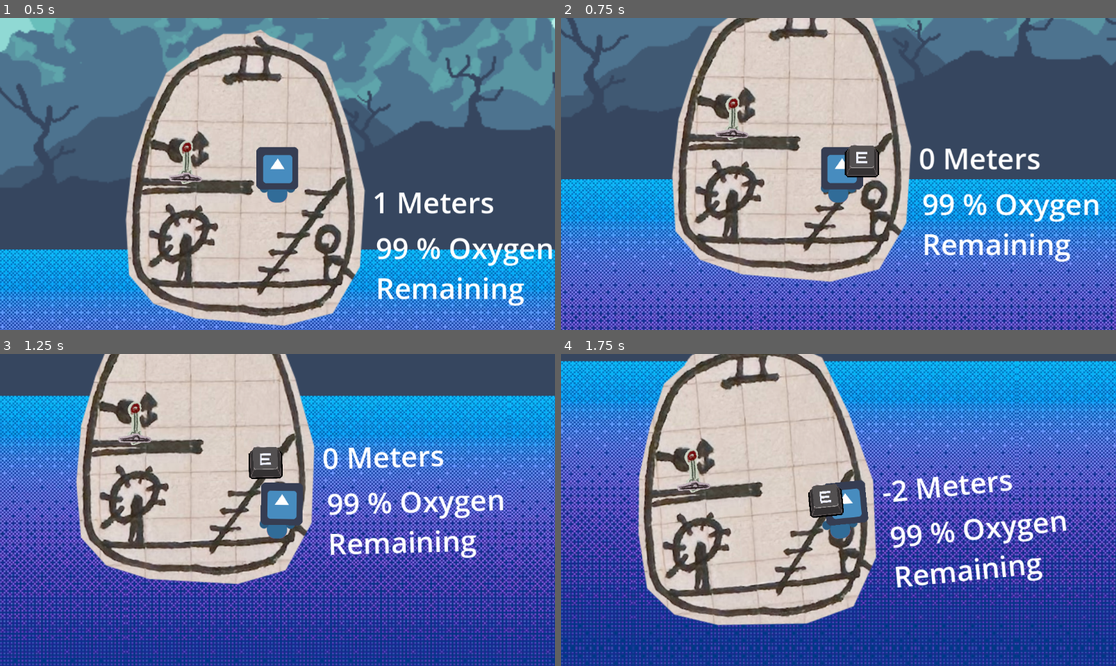
Above: before the commit, frames 1-4 (two rows, left to right).
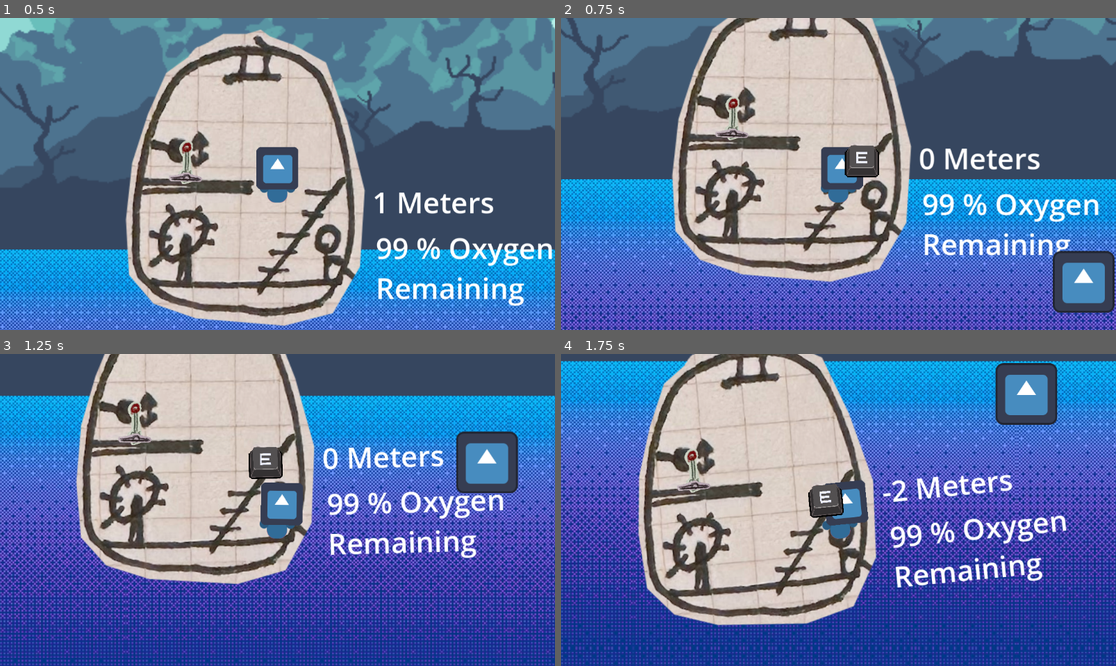
Above: after the commit, the same moments.

Repository: calzila/GGJ_2025
Game: Godot game, scene res://Overworld.tscn
The game is run twice, just before and just after one commit, with the same random seed, the same clock (stepped at 60 frames per second) and the same inputs. The engine's default icon, where the game draws it, is replaced by a stand-in: a white triangle on a blue panel in a dark square.
Inputs:
- Up to frame 1 (0.5 s): no input
- Up to frame 2 (0.75 s): tap Enter (ui_accept) at 0.5 s; hold D (move_right) from 0.53 s (still down); tap E (Grab) at 0.6 s
- Up to frame 3 (1.25 s): keep holding D (move_right); tap Enter (ui_accept) at 0.77 s
- Up to frame 4 (1.75 s): keep holding D (move_right); tap E (Grab) at 1.35 s; tap Enter (ui_accept) at 1.52 s

Frame 1 is identical in both runs. In frame 2, 2.2% of the frame differs, in the area x 88-100%, y 74-95%; in frame 3, 2.2%; in frame 4, 2.2%, in the area x 78-90%, y 2-23%.
Error in both runs: Invalid assignment of property or key 'playerIsHolding' with value of type 'bool' on a base object of type 'Nil'. (res://grabber.gd:35)

Commit message:
Setting up the fish foundations

Diff:
--- /dev/null
+++ b/Fish.tscn
@@ -0,0 +1,18 @@
+[gd_scene load_steps=4 format=3 uid="uid://db4ecvxjd0bvg"]
+
+[ext_resource type="Script" path="res://fish.gd" id="1_6qjhh"]
+[ext_resource type="Texture2D" uid="uid://cbpymf5bvqtou" path="res://icon.svg" id="1_gbs55"]
+
+[sub_resource type="CircleShape2D" id="CircleShape2D_ywspf"]
+radius = 73.71
+
+[node name="Node2D" type="RigidBody2D"]
+script = ExtResource("1_6qjhh")
+
+[node name="Sprite2D" type="Sprite2D" parent="."]
+texture = ExtResource("1_gbs55")
+
+[node name="CollisionShape2D" type="CollisionShape2D" parent="."]
+shape = SubResource("CircleShape2D_ywspf")
+
+[node name="SwimTimer" type="Timer" parent="."]
--- a/Overworld.tscn
+++ b/Overworld.tscn
@@ -8,6 +8,7 @@
 [ext_resource type="Texture2D" uid="uid://doa7t4ba5vxde" path="res://Parallex/parallax-02.png" id="6_uq5kq"]
 [ext_resource type="Texture2D" uid="uid://b5fla0oquc81w" path="res://Parallex/parallax-03.png" id="7_icu8u"]
 [ext_resource type="Texture2D" uid="uid://blnccghqrxuk4" path="res://Parallex/Dither_Underwater.png" id="7_sss20"]
+[ext_resource type="PackedScene" uid="uid://db4ecvxjd0bvg" path="res://Fish.tscn" id="9_45ve4"]
 
 [node name="WorldRoot" type="Node2D"]
 script = ExtResource("1_o4a4l")
@@ -73,3 +74,7 @@
 texture = ExtResource("7_icu8u")
 centered = false
 offset = Vector2(0, -360)
+
+[node name="Node2D" parent="." instance=ExtResource("9_45ve4")]
+position = Vector2(506, 330)
+gravity_scale = 0.0
--- /dev/null
+++ b/fish.gd
@@ -0,0 +1,17 @@
+extends RigidBody2D
+
+
+# Called when the node enters the scene tree for the first time.
+func _ready() -> void:
+	# Set a random impulse on spawn
+	_apply_swim_force()
+
+
+# Called every frame. 'delta' is the elapsed time since the previous frame.
+func _process(delta: float) -> void:
+	pass
+
+func _apply_swim_force():
+	var forceDirection = Vector2(randf_range(-1,1),randf_range(-1,1))
+	apply_central_force(forceDirection * 10000)
+	apply_torque(1 * 1)
Not shown: 1 places in Overworld.tscn that only renumber resources
